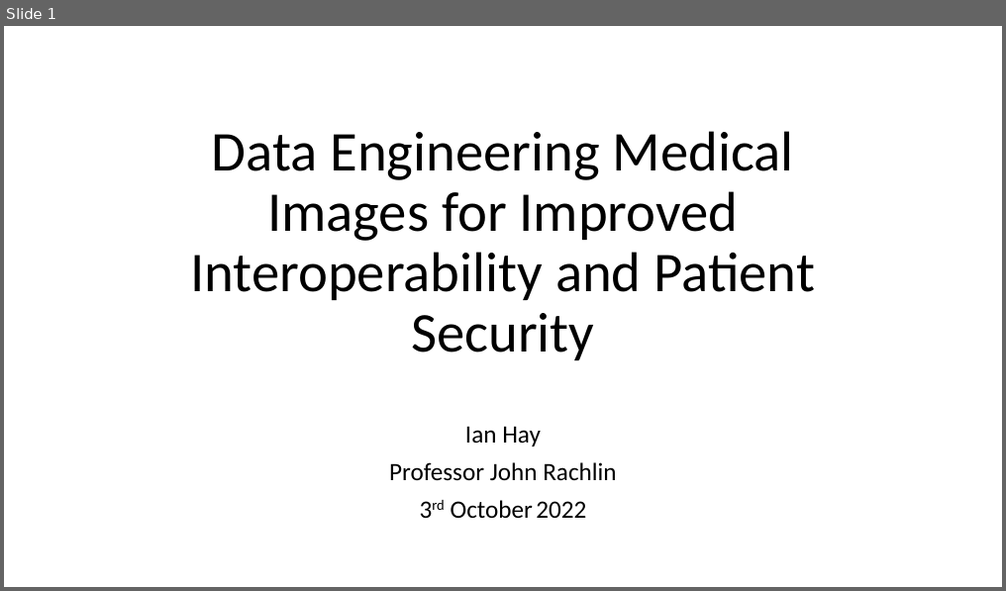
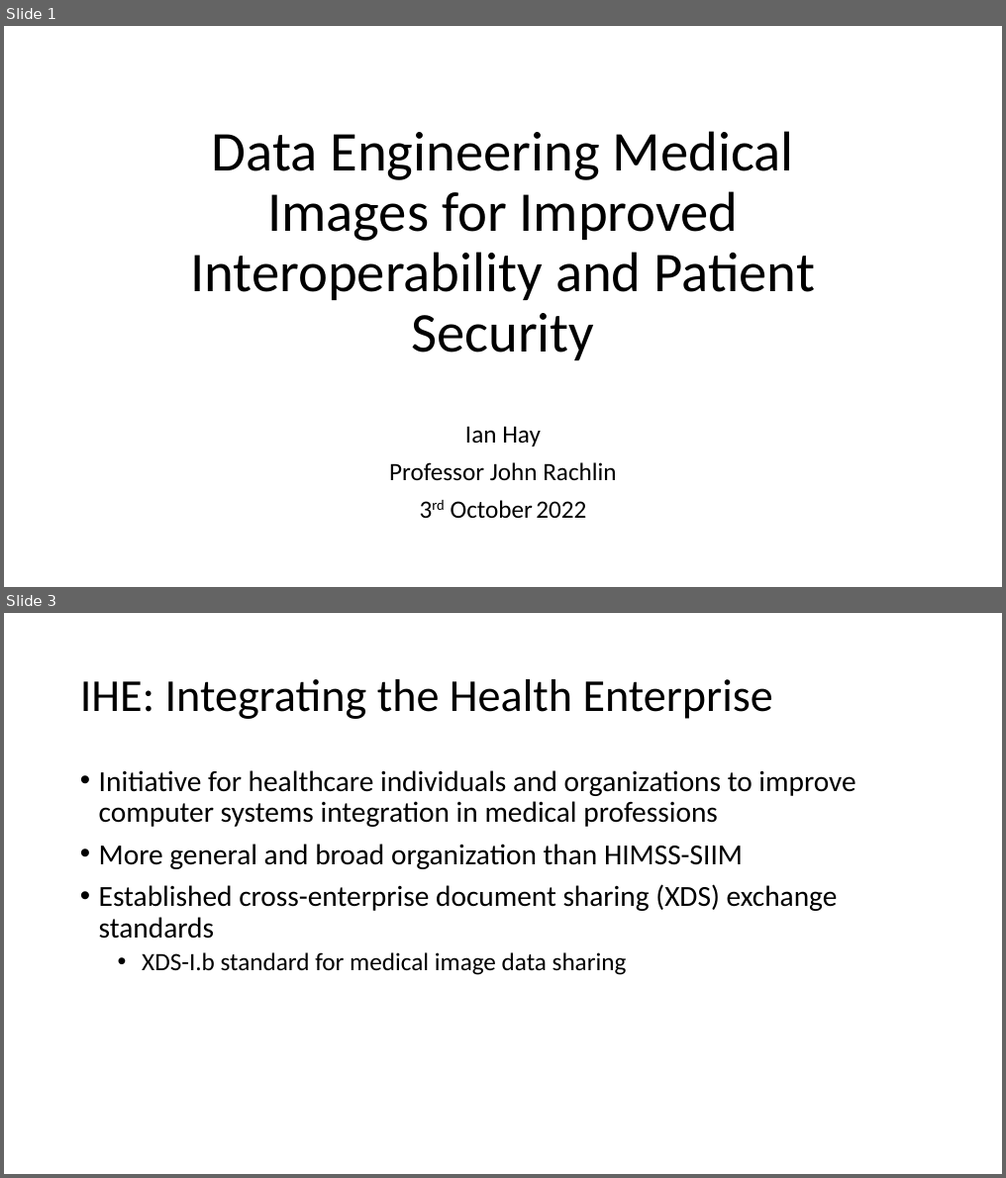
Before and after one commit to hayitsian/DataEngineeringEHRs, a slide deck: Manuscripts & Presentations/Current Landscape Presentation.pptx. Shown one above the other, each under a label of ours: slide 1 before the commit, slides 1 and 3 after it; the slides between them are not shown. The pictures are 1006x591 and 1006x1178 pixels, drawn with LibreOffice and Linux fonts; fonts in the diff are those of the drawing. Boxes give left, top, right and bottom in pixels: in the first picture for what was removed or moved away, otherwise in the second. Text is boxed around its words. In the diff, an @@ line names an element or a change of style, - is before the commit and + after.

```diff
--- a/Manuscripts & Presentations/Current Landscape Presentation.pptx
+++ b/Manuscripts & Presentations/Current Landscape Presentation.pptx
@@ slide 3 added at <box>4,613,1002,1174</box>, background #FFFFFF @@
@@ title added at <box>80,679,773,719</box>, 44 pt, text #000000 @@
+IHE: Integrating the Health Enterprise
@@ text added at <box>99,770,855,975</box>, 28 pt, text #000000 @@
+• Initiative for healthcare individuals and organizations to improve computer systems integration in medical professions
+• More general and broad organization than HIMSS-SIIM
+• Established cross-enterprise document sharing (XDS) exchange standards
+  • XDS-I.b standard for medical image data sharing
```
Also in this commit, not shown: 1 slide changed, 4 other slides added, 2 slides removed.
